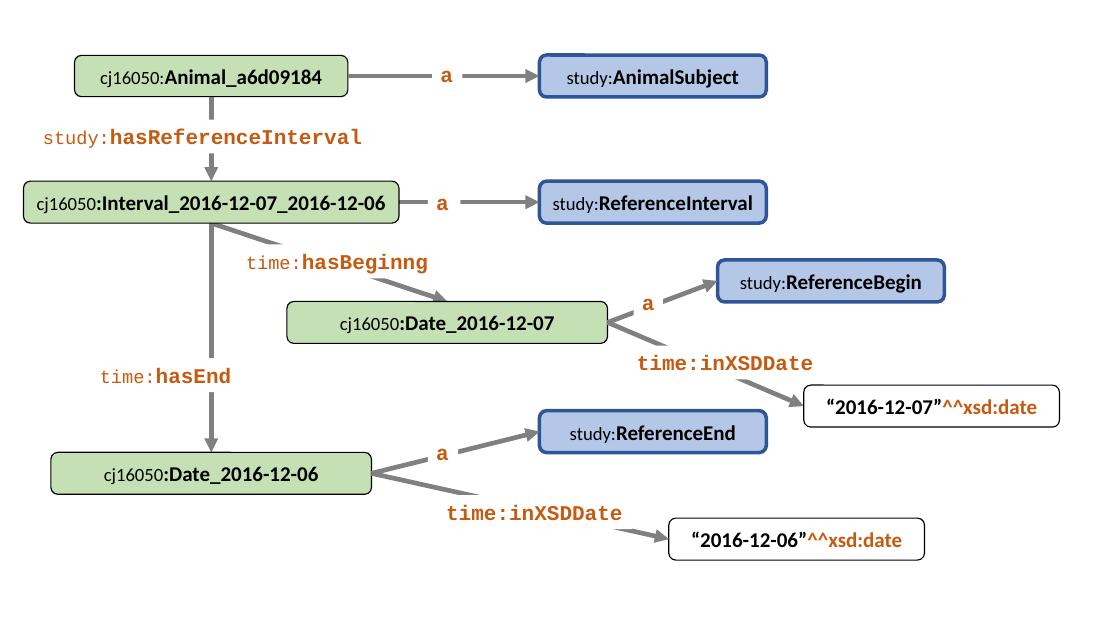
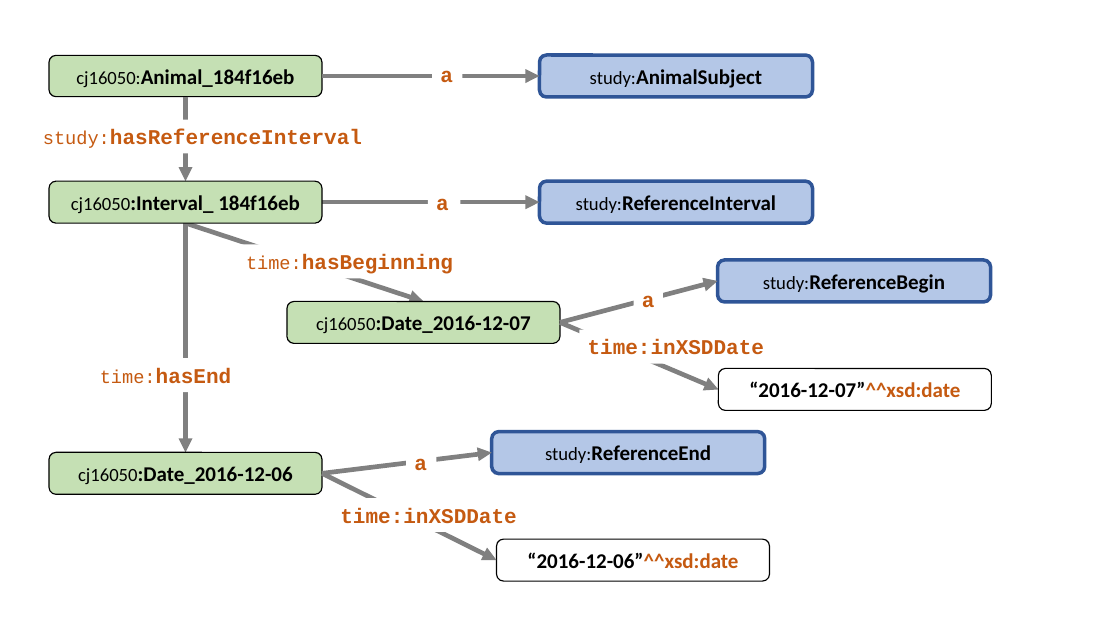
Before and after one commit to phuse-org/SENDConform, a slide deck: slide 3 of doc/images/ImageSources.pptx. Drawn at 1120x630 pixels with LibreOffice and Linux fonts; fonts in the diff are those of the drawing. Boxes give left, top, right and bottom in pixels: in the first picture for what was removed or moved away, otherwise in the second. Text is boxed around its words. In the diff, an @@ line names an element or a change of style, - is before the commit and + after.

```diff
--- a/doc/images/ImageSources.pptx
+++ b/doc/images/ImageSources.pptx
@@ 3 arrows, 1 rounded rectangle: place and size @@
-3 arrows, 1 rounded rectangle at (75,55,447,453)
+3 arrows, 1 rounded rectangle at (49,55,423,453)
@@ rounded rectangle "study:AnimalSubject": place and size @@
-rounded rectangle "study:AnimalSubject" at (539,55,766,97)
+rounded rectangle "study:AnimalSubject" at (539,55,812,97)
@@ text in rounded rectangle at (76,69,295,87): text changed @@
-cj16050:Animal_a6d09184
+cj16050:Animal_184f16eb
@@ arrow moved from (348, 76) - (539, 76) to (322, 76) - (539, 76) @@
@@ rounded rectangle "cj16050:Interval_ 184f16eb": place and size @@
-rounded rectangle "cj16050:Interval_ 184f16eb" at (24,181,399,223)
+rounded rectangle "cj16050:Interval_ 184f16eb" at (49,181,322,223)
@@ text in rounded rectangle at (71,195,300,213): text changed @@
-cj16050:Interval_2016-12-07_2016-12-06
+cj16050:Interval_ 184f16eb
@@ arrow moved from (399, 202) - (539, 202) to (322, 202) - (539, 202) @@
@@ rounded rectangle "study:ReferenceInterval": place and size @@
-rounded rectangle "study:ReferenceInterval" at (539,181,766,223)
+rounded rectangle "study:ReferenceInterval" at (539,181,812,223)
@@ text at (246,254,453,274): text changed @@
-time:hasBeginng
+time:hasBeginning
@@ rounded rectangle "study:ReferenceBegin": place and size @@
-rounded rectangle "study:ReferenceBegin" at (718,260,944,302)
+rounded rectangle "study:ReferenceBegin" at (718,260,991,302)
@@ arrow moved from (607, 323) - (718, 281) to (560, 323) - (718, 281) @@
@@ rounded rectangle "cj16050:Date_2016-12-07": place and size @@
-rounded rectangle "cj16050:Date_2016-12-07" at (287,302,608,344)
+rounded rectangle "cj16050:Date_2016-12-07" at (287,302,560,344)
@@ arrow moved from (607, 323) - (804, 406) to (560, 323) - (718, 390) @@
@@ text "time:inXSDDate": place and size @@
-text "time:inXSDDate" at (637,355,813,371)
+text "time:inXSDDate" at (588,339,764,355)
@@ rounded rectangle "“2016-12-07”^^xsd:date": place and size @@
-rounded rectangle "“2016-12-07”^^xsd:date" at (804,385,1060,427)
+rounded rectangle "“2016-12-07”^^xsd:date" at (718,369,991,411)
@@ text "a": place and size @@
-text "a" at (436,448,449,461)
+text "a" at (414,458,427,470)
@@ rounded rectangle "study:ReferenceEnd": place and size @@
-rounded rectangle "study:ReferenceEnd" at (539,411,766,453)
+rounded rectangle "study:ReferenceEnd" at (492,432,765,474)
@@ rounded rectangle "cj16050:Date_2016-12-06": place and size @@
-rounded rectangle "cj16050:Date_2016-12-06" at (51,453,372,495)
+rounded rectangle "cj16050:Date_2016-12-06" at (49,453,322,495)
@@ arrow moved from (371, 474) - (539, 432) to (322, 474) - (492, 453) @@
@@ arrow moved from (371, 474) - (669, 539) to (322, 474) - (497, 560) @@
@@ text "time:inXSDDate": place and size @@
-text "time:inXSDDate" at (446,505,622,521)
+text "time:inXSDDate" at (340,508,516,524)
@@ rounded rectangle "“2016-12-06”^^xsd:date": place and size @@
-rounded rectangle "“2016-12-06”^^xsd:date" at (669,518,924,560)
+rounded rectangle "“2016-12-06”^^xsd:date" at (497,539,770,581)
```
Also in this commit, not shown: 9 other files.
